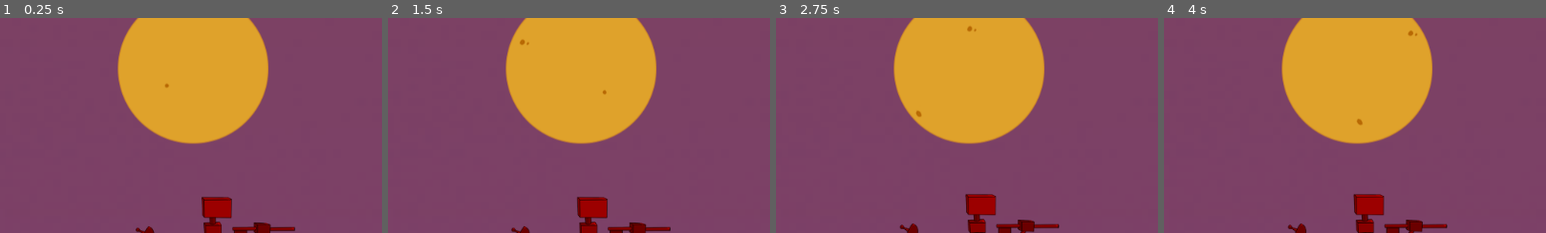
Above: before the commit, frames 1-4 (left to right).
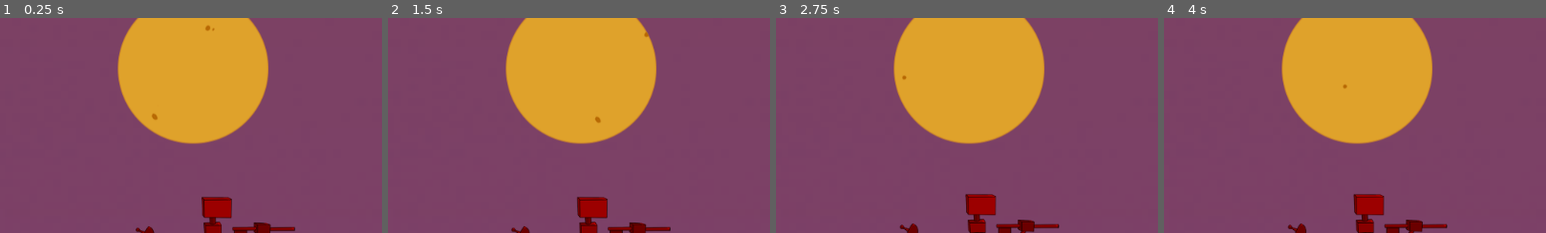
Above: after the commit, the same moments.

Repository: killicolin/SCI-GJ-3
Game: Godot game, scene res://Level1.tscn
Same seed, same stepped clock (60 frames per second), same inputs: the game is played once before the commit and once after it. The engine's default icon, where the game draws it, is replaced by a stand-in: a white triangle on a blue panel in a dark square.
Inputs:
- Up to frame 1 (0.25 s): no input
- Up to frame 2 (1.5 s): tap Enter at 0.5 s; hold Right (p1_right) 0.53-1.28 s; hold Space (p1_action) 0.53-1.28 s; tap Down (p1_stop) at 1.35 s
- Up to frame 3 (2.75 s): tap Space (p1_action) at 2 s; hold Right (p1_right) from 2.03 s (still down); hold Q (p2_action) from 2.03 s (still down)
- Up to frame 4 (4 s): release Q (p2_action) at 2.78 s; tap D (p2_right) at 2.85 s; tap Enter at 3.5 s; release Right (p1_right) at 3.53 s; hold S (p2_stop) from 3.53 s (still down)
The pictures show only the part of the screen within x 23-73%, y 7-57%; the shares and areas given below are measured in that part.

The runs differ from the first frame. In frame 1, less than 0.1% of the frame differs, in the area x 39-57%, y 3-48%; in frame 2, less than 0.1%, in the area x 34-69%, y 6-49%; in frame 3, less than 0.1%; in frame 4, less than 0.1%.

Commit message:
animations

Diff:
--- a/Level1.gd
+++ b/Level1.gd
@@ -61,4 +61,7 @@
 
 func _on_endingArea_body_entered(body):
 	if body is KinematicBody2D:
+		body.get_node('AnimatedSprite').play("win")
+		body.robotDisabled = true
+		yield(get_tree().create_timer(1.0), "timeout")
 		get_tree().change_scene("res://FinGameUI.tscn")
--- a/PlayerRobot.gd
+++ b/PlayerRobot.gd
@@ -14,8 +14,6 @@
 var robotDisabled = false
 var robotDrive = false
 var robotTurnOff = false
-
-var debugCounter = 0
 
 var informationOrderReady = true
 
@@ -102,11 +100,13 @@
 		state = "broke"
 		robotDisabled = true
 		$disabledTimer.start()
+		$AnimatedSprite.play("broke")
 
 
 func work():
 	if state == "stop" and $turnedOffTimer.time_left == 0:
 		$turnedOffTimer.start()
+		$AnimatedSprite.play("work")
 
 
 
--- a/Robot.tscn
+++ b/Robot.tscn
@@ -25,7 +25,7 @@
 "speed": 5.0
 }, {
 "frames": [ ExtResource( 5 ), ExtResource( 6 ), ExtResource( 4 ) ],
-"loop": true,
+"loop": false,
 "name": "win",
 "speed": 5.0
 }, {
--- a/Sun.tscn
+++ b/Sun.tscn
@@ -119,7 +119,7 @@
 [node name="AnimatedSprite" type="AnimatedSprite" parent="."]
 frames = SubResource( 1 )
 animation = "big"
-frame = 8
+frame = 36
 speed_scale = 2.0
 playing = true
 
